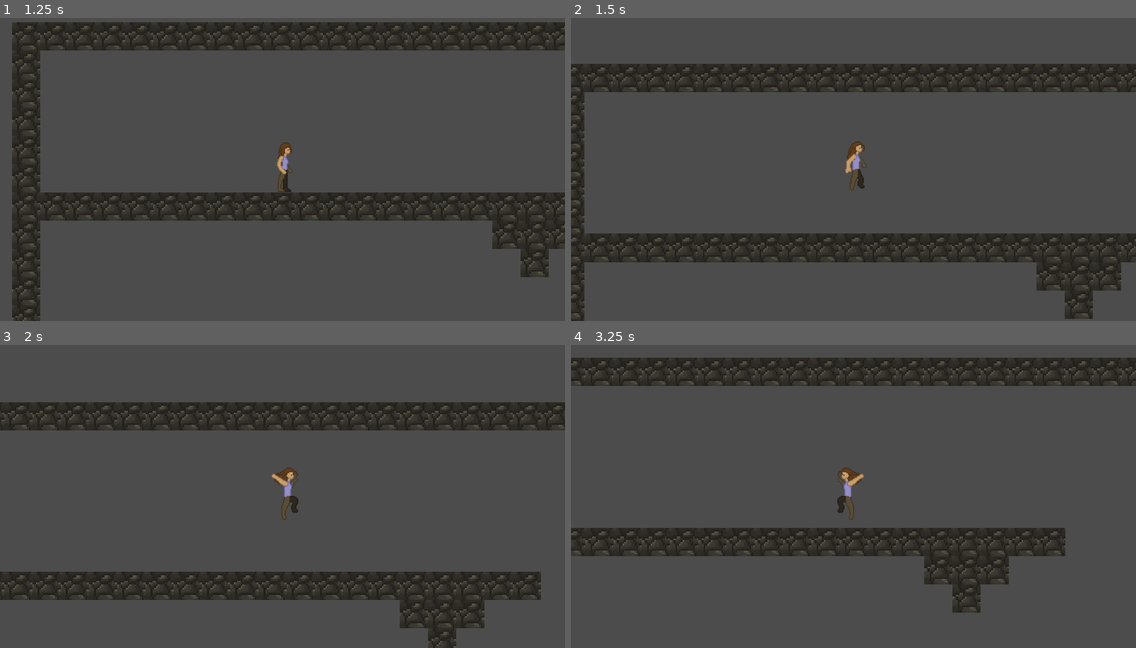
Above: before the commit, frames 1-4 (two rows, left to right).
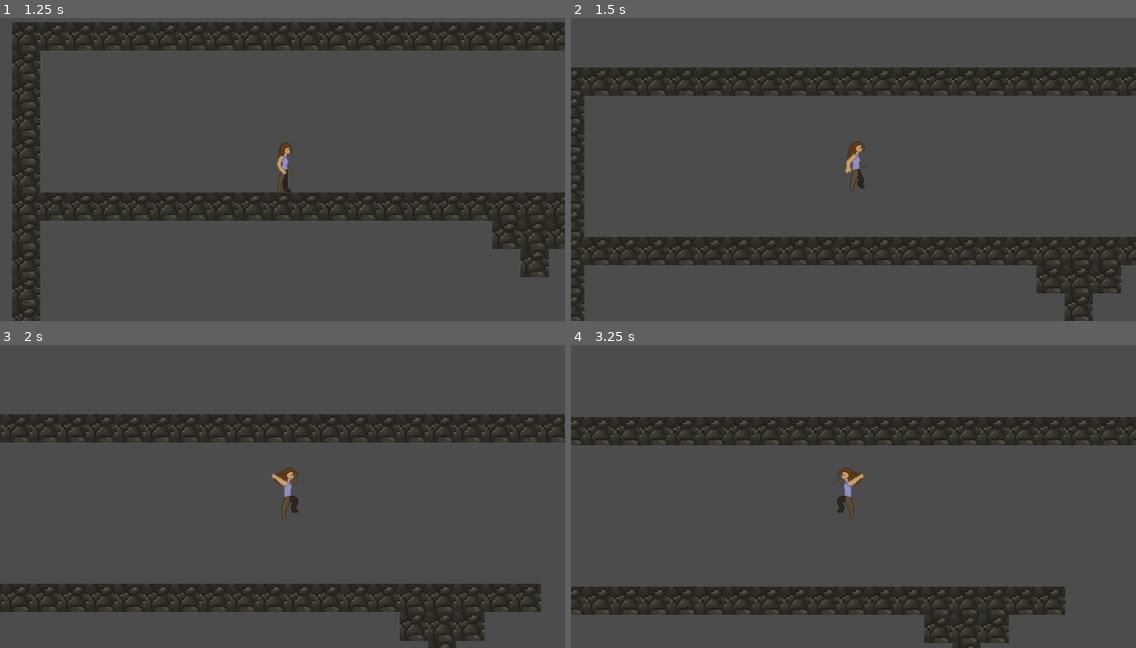
Above: after the commit, the same moments.

Repository: shindig-games/astral
Game: Godot game, scene res://scenes/Menu.tscn
Same seed, same stepped clock (60 frames per second), same inputs: the game is played once before the commit and once after it.
Inputs:
- Up to frame 1 (1.25 s): click "Start" at 0.5 s
- Up to frame 2 (1.5 s): tap Enter at 1.25 s; hold Right (ui_right) from 1.28 s (still down); hold Up (ui_up) from 1.28 s (still down)
- Up to frame 3 (2 s): keep holding Right (ui_right); keep holding Up (ui_up)
- Up to frame 4 (3.25 s): release Up (ui_up) at 2.03 s; tap Up (ui_up) at 2.1, 2.27, 2.57 s; release Right (ui_right) at 2.78 s; hold Left (ui_left) from 2.78 s (still down); hold Up (ui_up) from 2.78 s (still down)

Frame 1 is identical in both runs. In frame 2, 7.2% of the frame differs, in the area x 0-100%, y 15-100%; in frame 3, 16%; in frame 4, 34%, in the area x 0-100%, y 4-100%.

Commit message:
player can now jump slightly after falling off platform to add leaniency

Diff:
--- a/src/player/player.gd
+++ b/src/player/player.gd
@@ -1,6 +1,7 @@
 extends KinematicBody2D
 
 var motion = Vector2()
+var time_since_on_floor = 0
 
 const JUMP_HEIGHT = -600
 const GRAVITY = 20
@@ -24,10 +25,15 @@
 		motion.x = 0
 		$Sprite.play("idle")
 
+	if time_since_on_floor < 1:
+		if Input.is_action_pressed("ui_up"):
+			motion.y = JUMP_HEIGHT
+			time_since_on_floor = 1
+
 	if is_on_floor():
-		if Input.is_action_pressed("ui_up"):
-			motion.y += JUMP_HEIGHT
+		time_since_on_floor = 0
 	else:
+		time_since_on_floor += delta
 		if motion.y < 0:
 			$Sprite.play("jump")
 		else:
